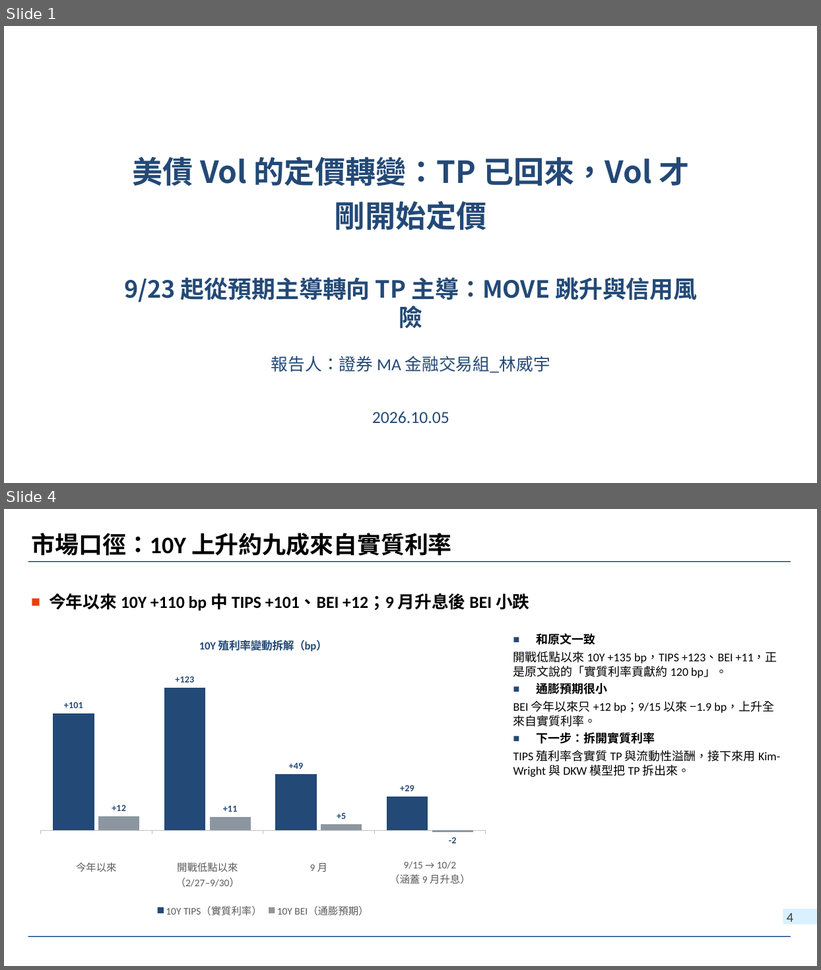
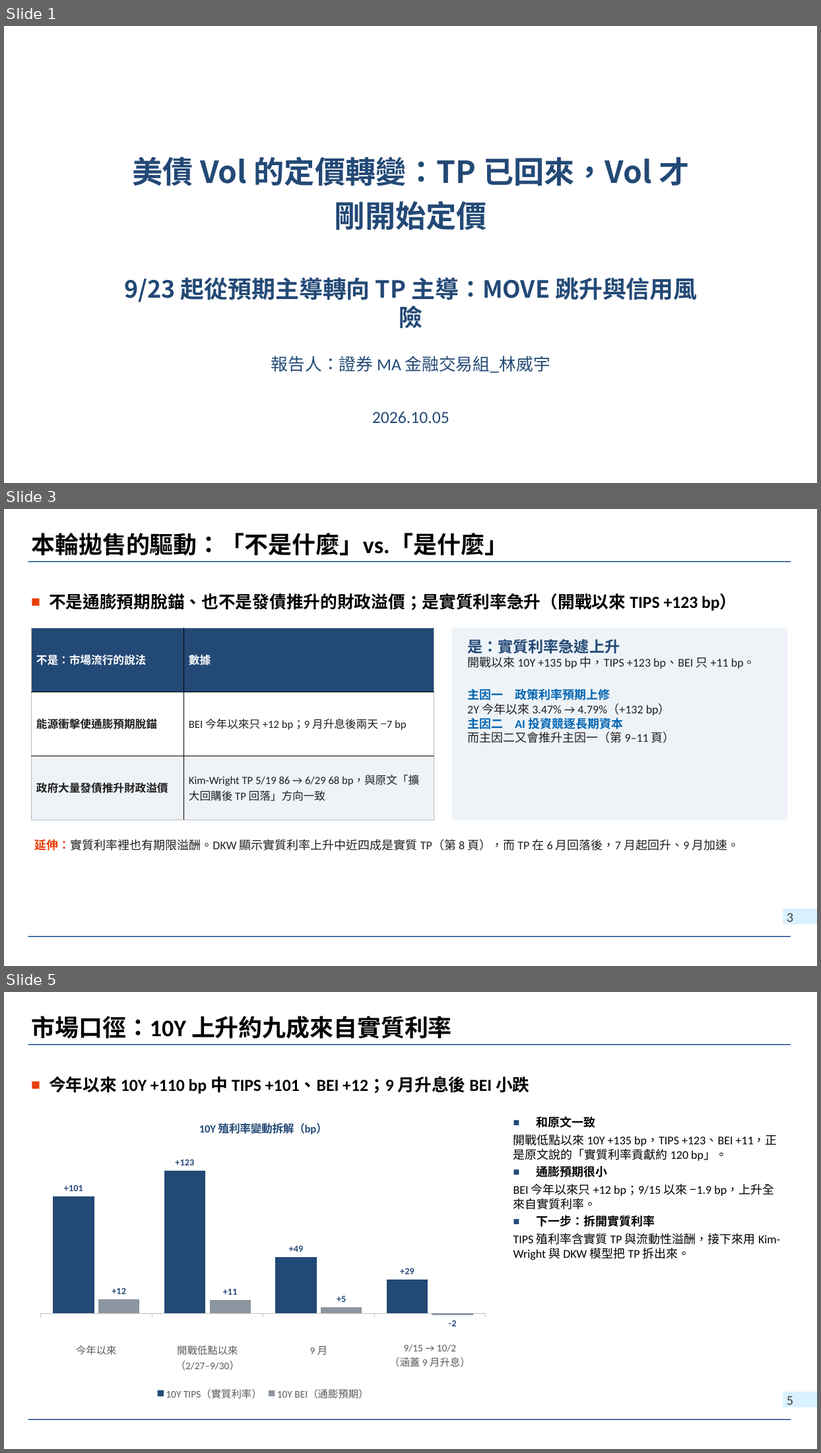
Before and after one commit to wlinoxox/US-Bond-Vol, a slide deck: slides/2026-10-03_us-treasury-vol-regime-change.pptx. Shown one above the other, each under a label of ours: slides 1 and 4 before the commit, slides 1, 3 and 5 after it; the slides between them are not shown. The pictures are 821x970 and 821x1453 pixels, drawn with LibreOffice and Linux fonts; fonts in the diff are those of the drawing; background and template pictures are left out. Boxes give left, top, right and bottom in pixels: in the first picture for what was removed or moved away, otherwise in the second. Text is boxed around its words. In the diff, an @@ line names an element or a change of style, - is before the commit and + after.

```diff
--- a/slides/2026-10-03_us-treasury-vol-regime-change.pptx
+++ b/slides/2026-10-03_us-treasury-vol-regime-change.pptx
@@ slide 3 added at box(4, 509, 817, 966), background picture (left out); not listed: 3 template elements that a slide beside it also shows @@
@@ title added at box(32, 533, 509, 556), 28 pt, text #000000, bold @@
+本輪拋售的驅動：「不是什麼」vs.「是什麼」
@@ text added at box(49, 593, 737, 611), 20 pt, text #000000, bold @@
+■ 不是通膨預期脫錨、也不是發債推升的財政溢價；是實質利率急升（開戰以來 TIPS +123 bp）
@@ table added at box(32, 628, 434, 820), 3 rows, 2 columns @@
+不是：市場流行的說法 | 數據
+能源衝擊使通膨預期脫錨 | BEI 今年以來只 +12 bp；9 月升息後兩天 −7 bp
+政府大量發債推升財政溢價 | Kim-Wright TP 5/19 86 → 6/29 68 bp，與原文「擴大回購後 TP 回落」方向一致
@@ rectangle added at box(452, 628, 788, 820), fill #EEF3F8 @@
@@ text added at box(467, 639, 756, 743), 14 pt, text #1F1F1F @@
+是：實質利率急遽上升
+開戰以來 10Y +135 bp 中，TIPS +123 bp、BEI 只 +11 bp。
+主因一 政策利率預期上修
+2Y 今年以來 3.47% → 4.79%（+132 bp）
+主因二 AI 投資競逐長期資本
+而主因二又會推升主因一（第 9–11 頁）
@@ text added at box(34, 839, 739, 851), 14 pt, text #1F1F1F @@
+延伸：實質利率裡也有期限溢酬。DKW 顯示實質利率上升中近四成是實質 TP（第 8 頁），而 TP 在 6 月回落後，7 月起回升、9 月加速。
@@ what was slide 4 is now slide 5 @@
@@ page number at box(787, 1397, 793, 1405): text changed @@
-4
+5
```
Also in this commit, not shown: 6 slides changed, 1 other slide added, 3 other files.
